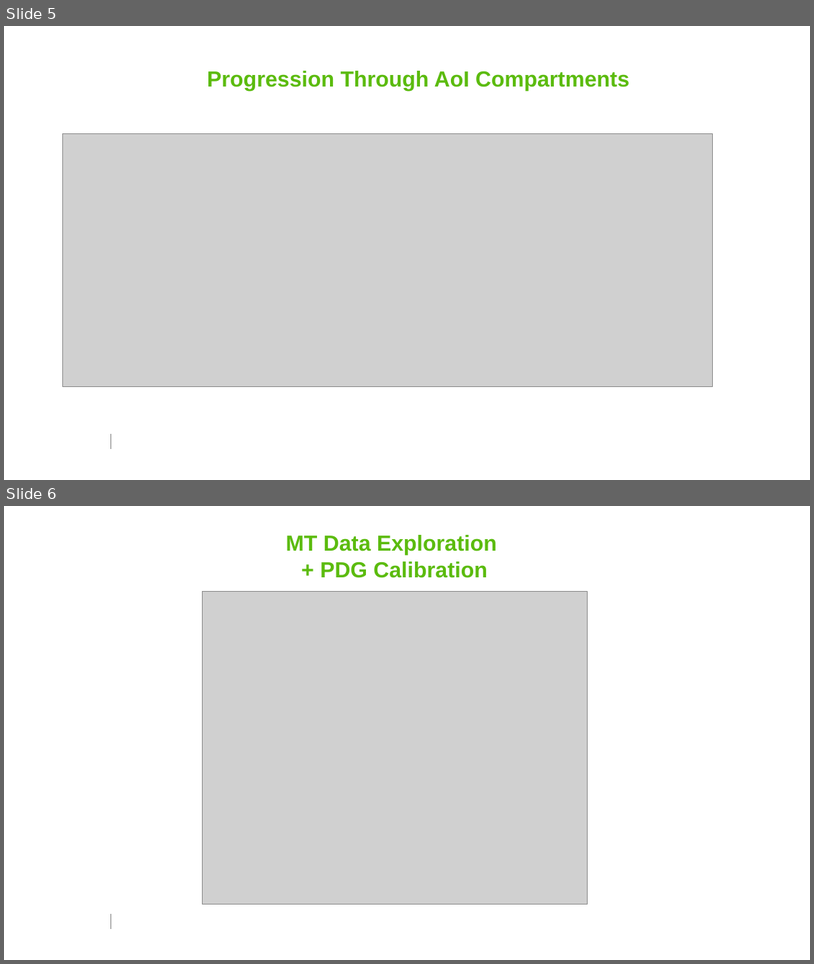
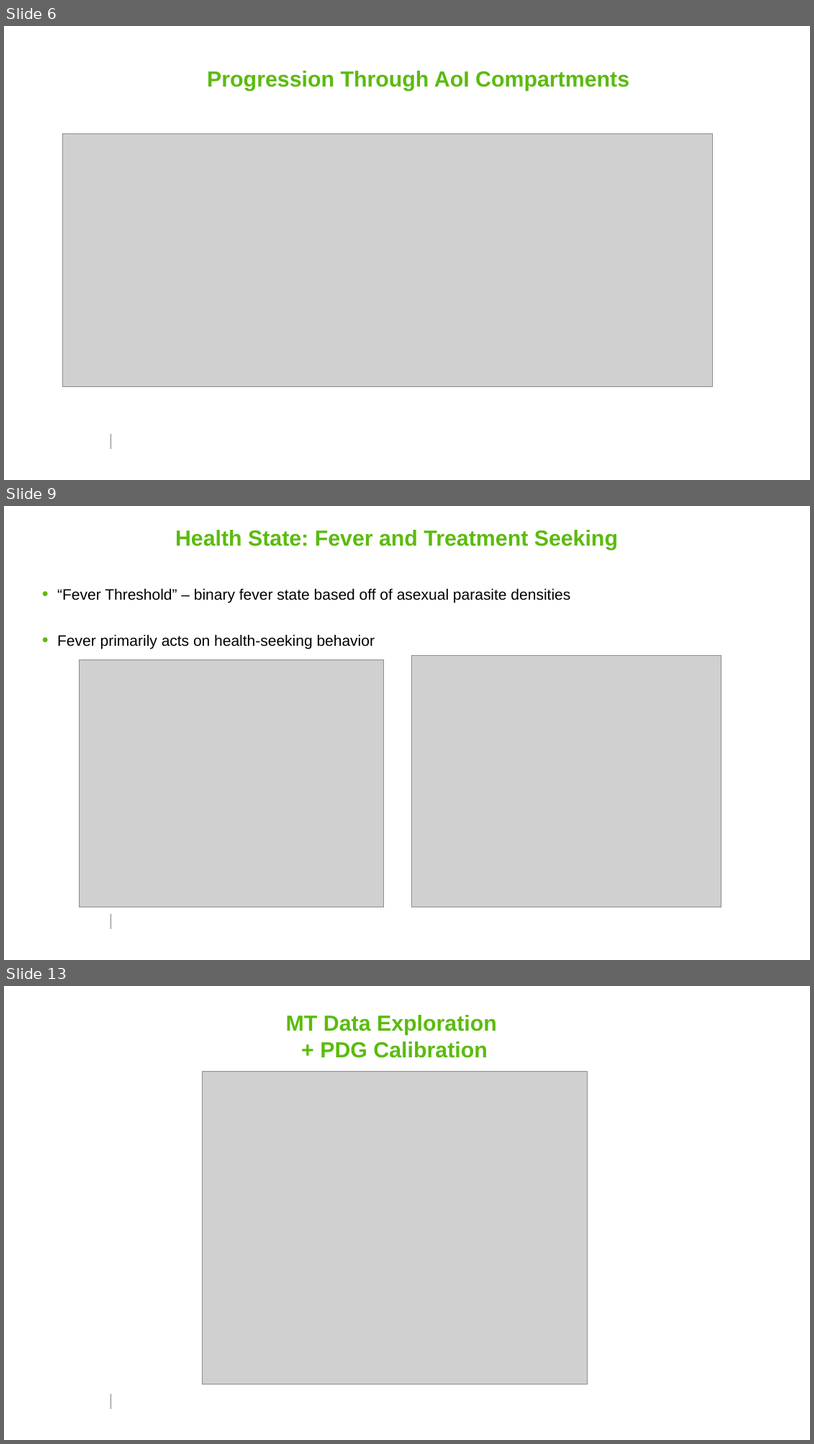
Before and after one commit to smitdave/MASH-Main, a slide deck: MASH-dev/JohnHenry/PDG/PfPDG.pptm. Shown one above the other, each under a label of ours: slides 5 and 6 before the commit, slides 6, 9 and 13 after it; the slides between them are not shown. The pictures are 814x964 and 814x1444 pixels, drawn with LibreOffice and Linux fonts; fonts in the diff are those of the drawing; grey boxes stand for pictures; background and template pictures are left out. Boxes give left, top, right and bottom in pixels: in the first picture for what was removed or moved away, otherwise in the second. Text is boxed around its words. In the diff, an @@ line names an element or a change of style, - is before the commit and + after.

```diff
--- a/MASH-dev/JohnHenry/PDG/PfPDG.pptm
+++ b/MASH-dev/JohnHenry/PDG/PfPDG.pptm
@@ slide 9 added at [4,506,810,960], background #FFFFFF; not listed: 1 template element that a slide beside it also shows @@
@@ title added at [175,530,618,550], 26 pt, text #5BBB0E, bold @@
+Health State: Fever and Treatment Seeking
@@ text added at [57,588,571,649], 18 pt, text #000000 @@
+• “Fever Threshold” – binary fever state based off of asexual parasite densities
+• Fever primarily acts on health-seeking behavior
@@ picture added at [412,656,722,906] @@
@@ picture added at [79,659,384,907] @@
@@ what was slide 5 is now slide 6 @@
@@ what was slide 6 is now slide 13 @@
```
Also in this commit, not shown: 5 slides changed, 10 other slides added, 2 slides removed, 5 other files.
